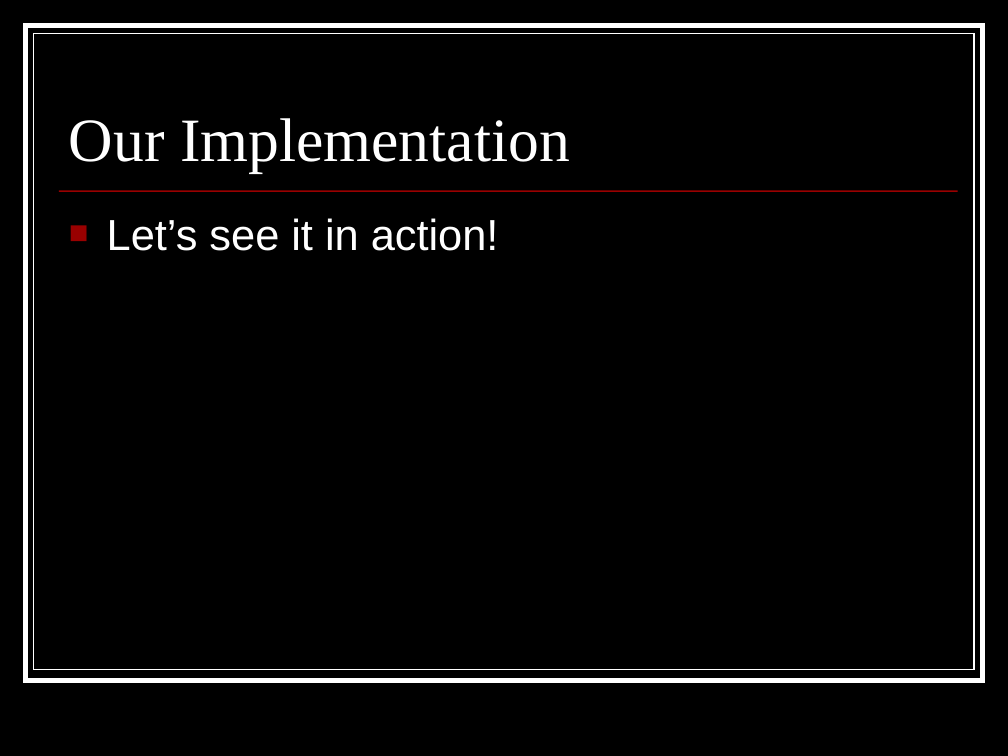
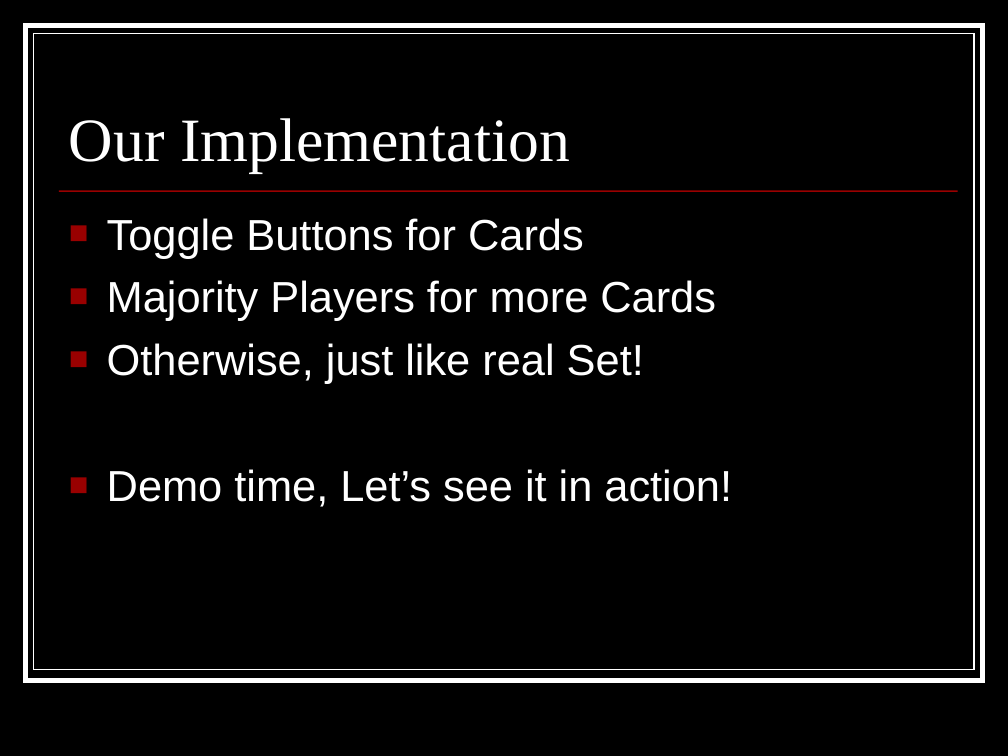
Before and after one commit to appleguru/p2pset, a slide deck: slide 9 of Other Documents/Final Presentation.ppt. Drawn at 1008x756 pixels with LibreOffice and Linux fonts; fonts in the diff are those of the drawing. Boxes give left, top, right and bottom in pixels: in the first picture for what was removed or moved away, otherwise in the second. Text is boxed around its words. In the diff, an @@ line names an element or a change of style, - is before the commit and + after.

```diff
--- a/Other Documents/Final Presentation.ppt
+++ b/Other Documents/Final Presentation.ppt
@@ text at (107,218,732,507): text changed @@
-■ Let’s see it in action!
+■ Toggle Buttons for Cards
+■ Majority Players for more Cards
+■ Otherwise, just like real Set!
+■ Demo time, Let’s see it in action!
```
Also in this commit, not shown: 16 other slides changed, 10 slides added, 2 slides removed.
